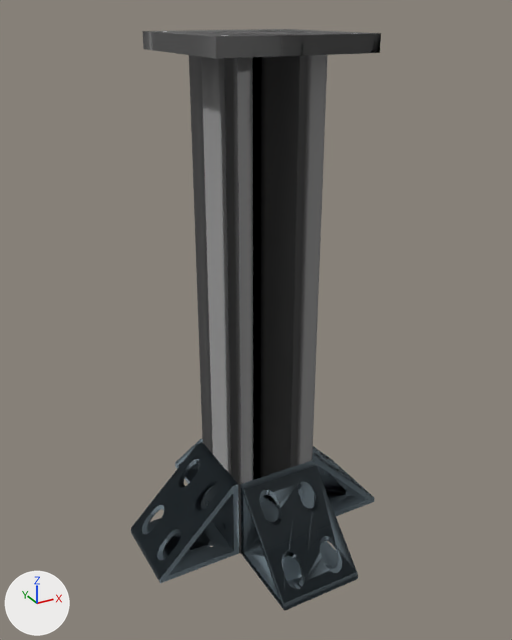
The COLLADA model robot_description_pkg/meshes/robot_stand.dae as it was, and as the next commit left it.
Before and after are seen from a 50 mm camera at (-0.38, -0.69, 0.022) aimed at (-0.003, -0.004, -0.32). Lighting does not change. The marker at lower left points along +X, +Y and +Z. The first picture is the older version. Where no turn or scale is listed for an object, it has been applied to the vertices.

Script lines for the objects in view, before the commit:
```python
mat_cast_aluminum = principled_material('cast_aluminum')
mat_cast_aluminum.base_color = (0.218, 0.281, 0.323)  # greyish blue #81909a
mat_cast_aluminum.roughness = 0.9
mat_extruded_aluminum = principled_material('extruded_aluminum')
mat_extruded_aluminum.base_color = (0.232, 0.232, 0.232)  # grey #848484
mat_extruded_aluminum.roughness = 0.9
me_meshes_0 = bpy.data.meshes.new('meshes[0]')
me_meshes_0.from_pydata(...)  # 4060 vertices, 7988 faces; spans x -0.09..0.09, y -0.09..0.09, z -0.618..0.0
me_meshes_0.materials.append(mat_extruded_aluminum)  # grey #848484
me_meshes_2 = bpy.data.meshes.new('meshes[2]')
me_meshes_2.from_pydata(...)  # 6304 vertices, 12800 faces; spans x -0.162..0.162, y -0.162..0.162, z -0.618..-0.51
me_meshes_2.materials.append(mat_cast_aluminum)  # greyish blue #81909a
ob_base_1 = bpy.data.objects.new('Base_1', me_meshes_0)
ob_base_1.location = (0.0, 0.0, 0.0)
ob_base_3 = bpy.data.objects.new('Base_3', me_meshes_2)
ob_base_3.location = (0.0, 0.0, 0.0)
```
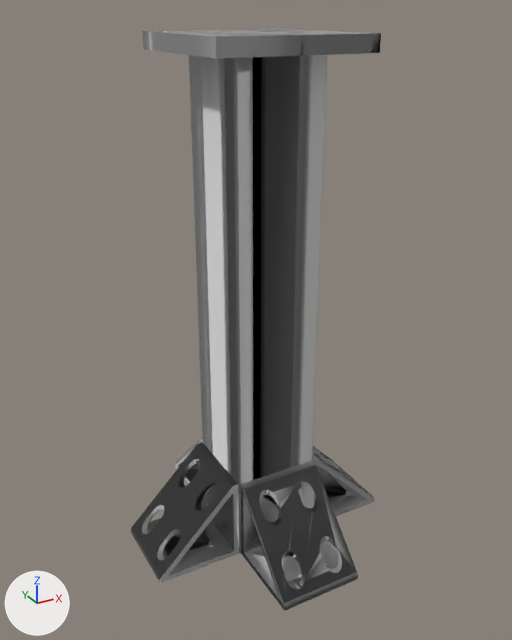
Commit message: Add URDF description for robot and robot cell in Isaac Sim. Update robot stand mesh

What differs and where, as boxes [x1, y1, x2, y2] in the pictures (512 x 640 px):
```json
{"object": "Base_1", "change": "recoloured", "before": [142, 29, 381, 553], "after": [142, 29, 381, 553], "on screen": "grey to light grey"}
{"object": "Base_3", "change": "recoloured", "before": [131, 439, 374, 611], "after": [131, 439, 374, 611], "on screen": "lighter"}
```

The change, as JSON lines over the scene's bpy script:
```json
{"op": "set", "path": "mat_extruded_aluminum.base_color", "old": "(0.232, 0.232, 0.232)", "new": "(0.604, 0.604, 0.604)", "note": "grey #848484 -> light grey #cccccc"}
{"op": "set", "path": "mat_cast_aluminum.base_color", "old": "(0.218, 0.281, 0.323)", "new": "(0.604, 0.604, 0.604)", "note": "greyish blue #81909a -> light grey #cccccc"}
```
